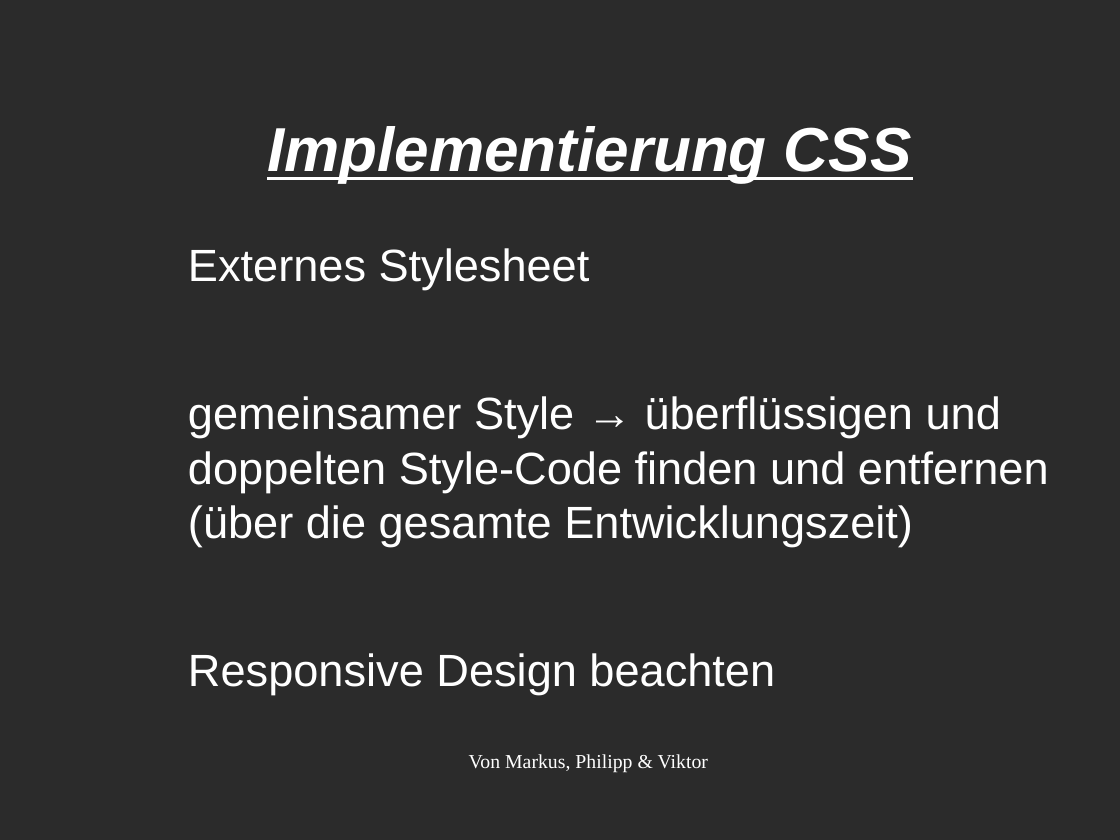
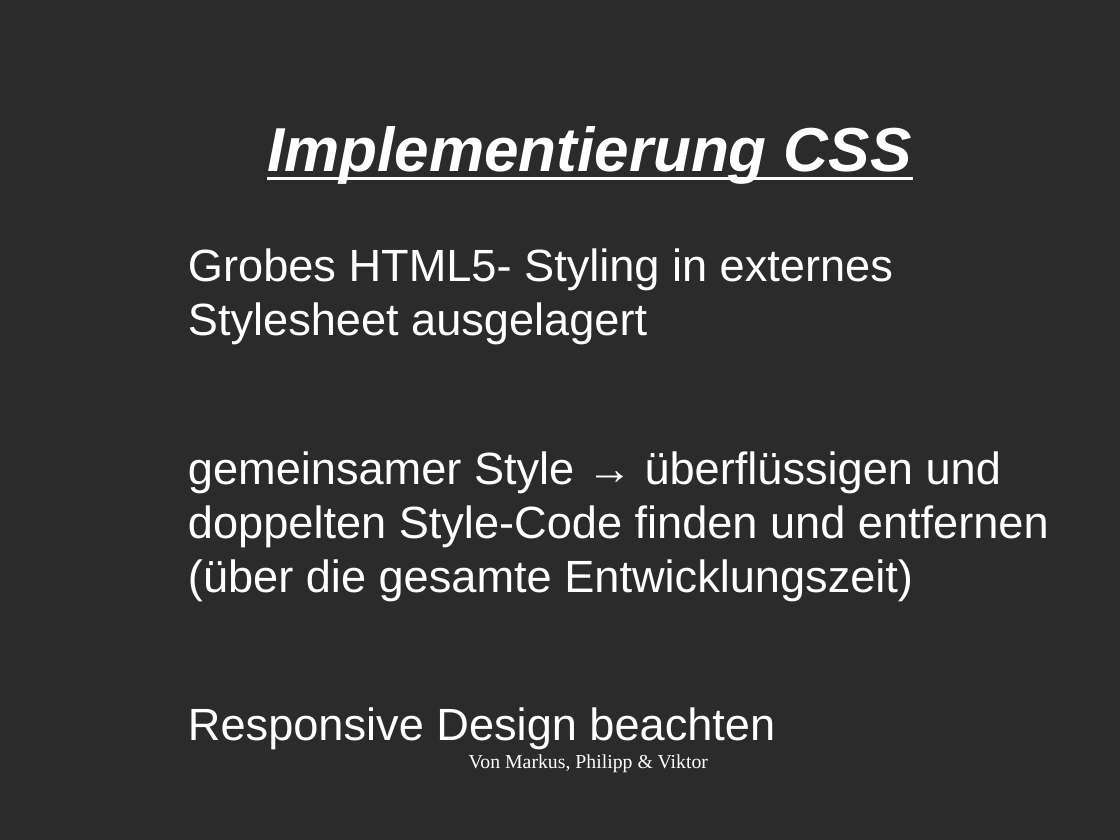
Before and after one commit to ryancarmon/webprog_a, a slide deck: slide 7 of Präsentation/Präsi WebProg1 version 4.odp. Drawn at 1120x840 pixels with LibreOffice and Linux fonts; fonts in the diff are those of the drawing; background and template pictures are left out; a plain dark background stands for a picture behind light text. Boxes give left, top, right and bottom in pixels: in the first picture for what was removed or moved away, otherwise in the second. Text is boxed around its words. In the diff, an @@ line names an element or a change of style, - is before the commit and + after.

Commit message:
final version 4.1

```diff
--- a/Präsentation/Präsi WebProg1 version 4.odp
+++ b/Präsentation/Präsi WebProg1 version 4.odp
@@ text at [188, 248, 893, 344]: text changed @@
-Externes Stylesheet
+Grobes HTML5- Styling in externes Stylesheet ausgelagert
```
Also in this commit, not shown: 1 other slide changed.
